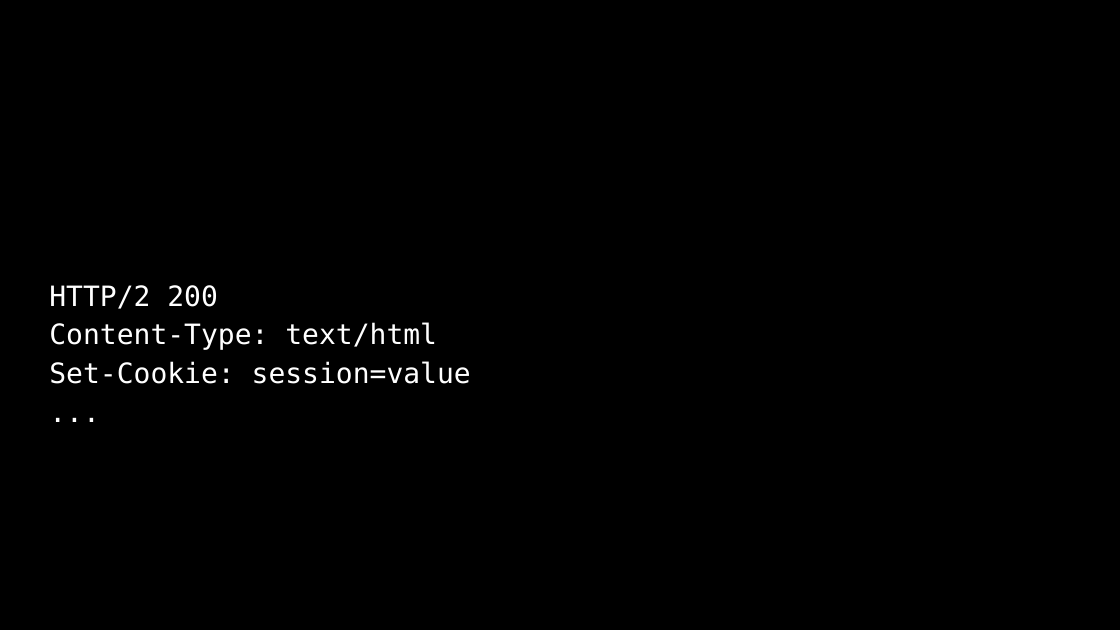
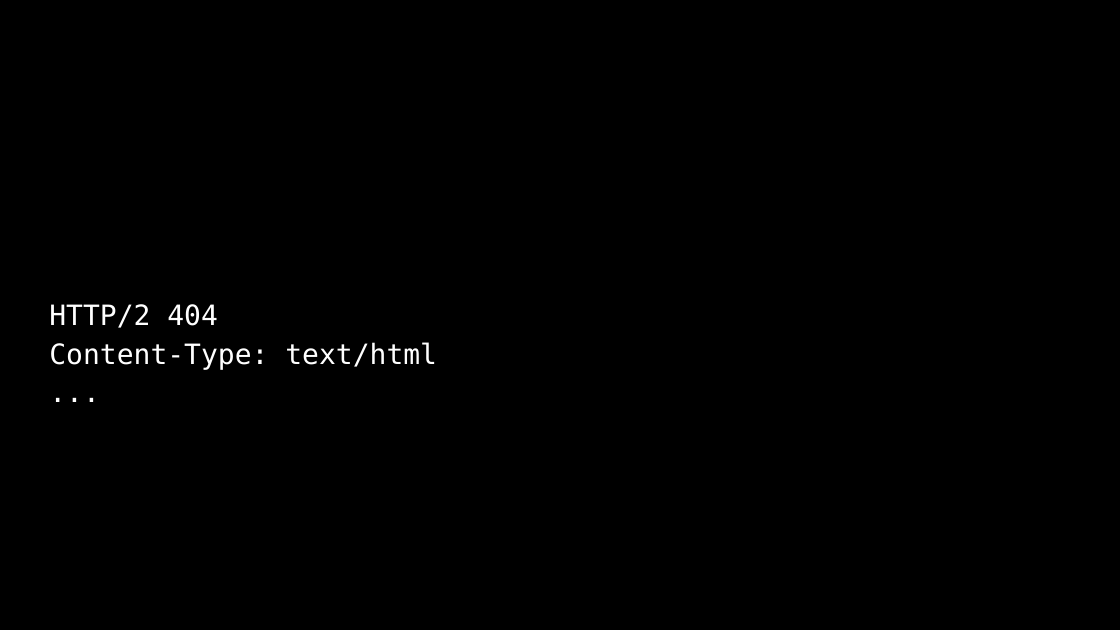
Before and after one commit to SQ4007-2025/website, a slide deck: slide 40 of lectures/slides_9.pptx (slide 28 before the commit). Drawn at 1120x630 pixels with LibreOffice and Linux fonts; fonts in the diff are those of the drawing. Boxes give left, top, right and bottom in pixels: in the first picture for what was removed or moved away, otherwise in the second. Text is boxed around its words. In the diff, an @@ line names an element or a change of style, - is before the commit and + after.

```diff
--- a/lectures/slides_9.pptx
+++ b/lectures/slides_9.pptx
@@ text at [49,304,218,328]: text changed @@
-HTTP/2 200
+HTTP/2 404
@@ text at [49,361,471,384]: paragraph removed @@
-Set-Cookie: session=value
```
Also in this commit, not shown: 12 other slides changed, 100 slides added, 19 slides removed, 3 other files.
